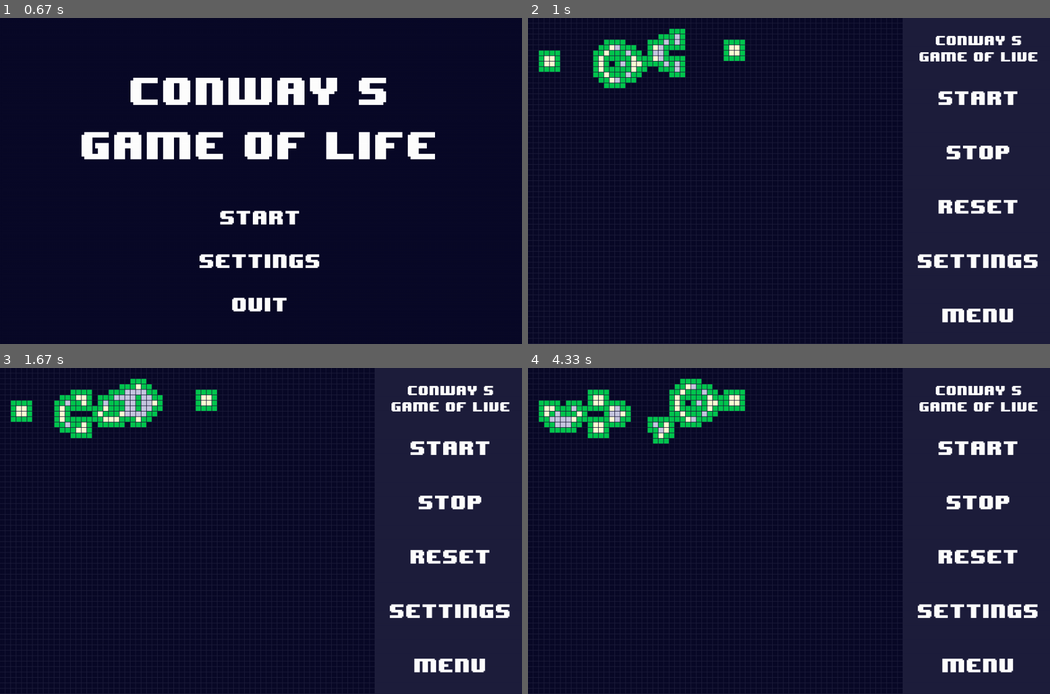
Above: before the commit, frames 1-4 (two rows, left to right).
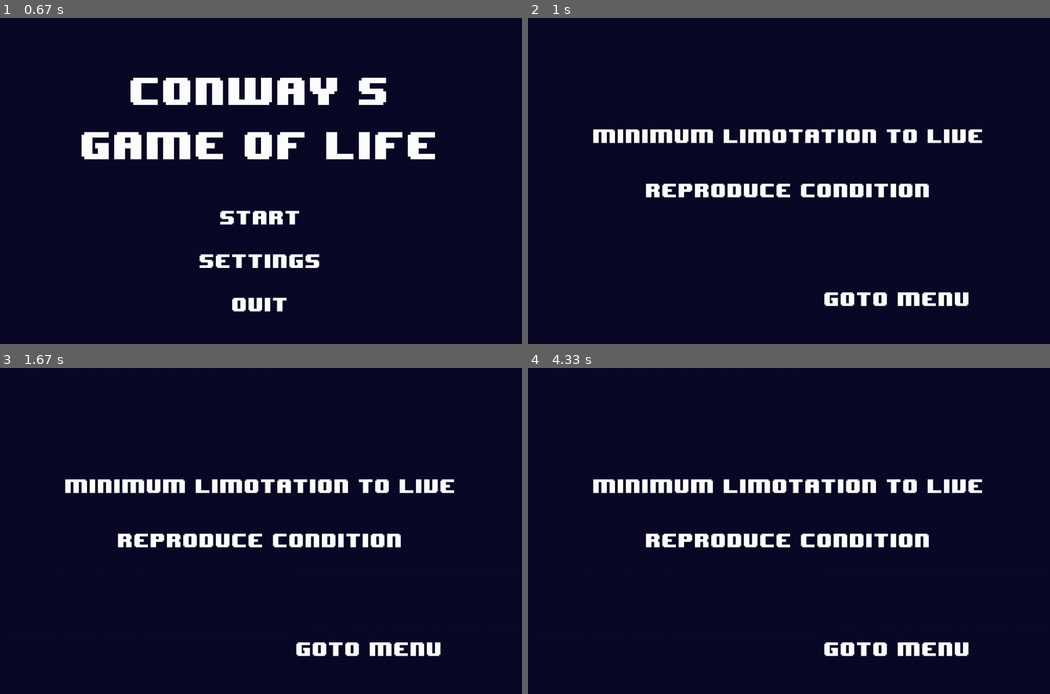
Above: after the commit, the same moments.

Repository: Almond0629/Conways-Game-of-Life
Game: pygame game, started from main.py
The game is run twice, just before and just after one commit, with the same random seed, the same clock (stepped at 60 frames per second) and the same inputs.
Inputs (mouse positions are in pixels of both pictures, inside the frame that each line leads up to):
- Up to frame 1 (0.67 s): no input
- Up to frame 2 (1 s): click (841, 252) at 0.88 s
- Up to frame 3 (1.67 s): no input
- Up to frame 4 (4.33 s): no input

Frame 1 is identical in both runs. In frame 2, 10% of the frame differs, in the area x 2-98%, y 3-94%; in frame 3, 11%; in frame 4, 11%.

Commit message:
updated settings

Diff:
--- a/main.py
+++ b/main.py
@@ -16,14 +16,13 @@
     running = True #暫停狀態，預設1=運行
     status = "main" #status: main(menu), run, settings，預設為起始畫面
     current_menu = MainMenu(display, surface, dimx, dimy, cellsize, col_background)
-    current_settings = Settings(display, surface, dimx, dimy, cellsize, col_background)
     start_button = Button(cellsize * (dimx - 13), cellsize * dimy / 2 - 170, 'Start', 30, col_grid)
     stop_button = Button(cellsize * (dimx - 13), cellsize * dimy / 2 - 70, 'Stop', 30, col_grid)
     reset_button = Button(cellsize * (dimx - 13), cellsize * dimy / 2 + 30, 'Reset', 30, col_grid)
     settings_button = Button(cellsize * (dimx - 13), cellsize * dimy / 2 + 130, 'Settings', 30, col_grid)
     menu_button = Button(cellsize * (dimx - 13), cellsize * dimy / 2 + 230, 'Menu', 30, col_grid)
     title1 = Button(cellsize * (dimx - 13), cellsize * dimy / 2 - 270, 'Conway s', 20, col_grid)
-    title2 = Button(cellsize * (dimx - 13), cellsize * dimy / 2 - 240, 'Game of Live', 20, col_grid)
+    title2 = Button(cellsize * (dimx - 13), cellsize * dimy / 2 - 240, 'Game of Life', 20, col_grid)
 
 
     while True:
@@ -38,14 +37,24 @@
                 #         status = "run"
                 #         current_menu.run_display = False
                     # elif settings_button.on(mouse_pos):
-            elif not current_menu.run_code:
+            if not current_menu.run_code:
                 pygame.quit()
                 return 0
-            elif not current_menu.run_display:
+            if current_menu.goto_running:
                 status = "run"
+            if current_menu.goto_setting:
+                status = "settings"
         elif status == "settings":
-            #TODO
-            pass
+            current_settings = Settings(display, surface, dimx, dimy, cellsize, col_background)
+            if current_settings.run_code and current_settings.run_display:
+                current_settings.display_menu()
+                pygame.display.update()
+            if current_settings.goto_menu:
+                status = "main"
+                current_menu = MainMenu(display, surface, dimx, dimy, cellsize, col_background)
+            if not current_settings.run_code:
+                pygame.quit()
+                return 0
         elif status == "run":
             for event in pygame.event.get():
                 # print(event.type)
@@ -62,15 +71,15 @@
                     mouse_pos = pygame.mouse.get_pos()
                     if modify.mouse_on_grid(mouse_pos, dimx, dimy, cellsize):
                         modify.modify(mouse_pos, cells, cellsize)
-                    elif start_button.on(mouse_pos):
+                    if start_button.on(mouse_pos):
                         running = True
-                    elif stop_button.on(mouse_pos):
+                    if stop_button.on(mouse_pos):
                         running = False
-                    elif reset_button.on(mouse_pos):
+                    if reset_button.on(mouse_pos):
                         cells.fill(0)
-                    elif settings_button.on(mouse_pos):
+                    if settings_button.on(mouse_pos):
                         status = "settings"
-                    elif menu_button.on(mouse_pos):
+                    if menu_button.on(mouse_pos):
                         status = "main"
                         current_menu = MainMenu(display, surface, dimx, dimy, cellsize, col_background)
             clock.tick(FPS) #固定幀率
--- a/menu.py
+++ b/menu.py
@@ -33,6 +33,8 @@
     def display_menu(self): # displaying the menu
         self.run_display = True
         self.run_code = True
+        self.goto_setting = False
+        self.goto_running = False
         while self.run_display and self.run_code:
             self.display.fill(self.color)
             for event in pygame.event.get():
@@ -42,12 +44,14 @@
                     mouse_pos = pygame.mouse.get_pos()
                     if self.start_button.on(mouse_pos):
                         print("Running the game...")
+                        self.goto_running = True
                         self.run_display = False
                     elif self.quit_button.on(mouse_pos):
                         print("Quitting the game")
                         self.run_code = False
                     elif self.settings_button.on(mouse_pos):
                         print('Go to the game settings')
+                        self.goto_setting = True
                         self.run_display = False
             self.title1.draw(self.display)
             self.title2.draw(self.display)
@@ -65,7 +69,6 @@
         self.max_num_alive_setbutton = Button(self.x, self.y-100, 'Minimum limotation to live', self.fontsize)
         self.num_repro_setbutton = Button(self.x, self.y, 'Reproduce condition', self.fontsize)
         self.goto_menu_button = Button(self.x+200, self.y+200, 'Goto menu', self.fontsize)
-        #TODO
 
     def display_menu(self): # displaying the menu
         self.run_display = True
@@ -80,6 +83,8 @@
                     mouse_pos = pygame.mouse.get_pos()
                     if self.goto_menu_button.on(mouse_pos):
                         self.goto_menu = True
-            #這裡要有跳到menu的按鈕把self.goto_menu設成True
-            pass
-        #TODO
+            self.max_num_alive_setbutton.draw(self.display)
+            self.max_num_alive_setbutton.draw(self.display)
+            self.num_repro_setbutton.draw(self.display)
+            self.goto_menu_button.draw(self.display)
+            self.blit_screen()
